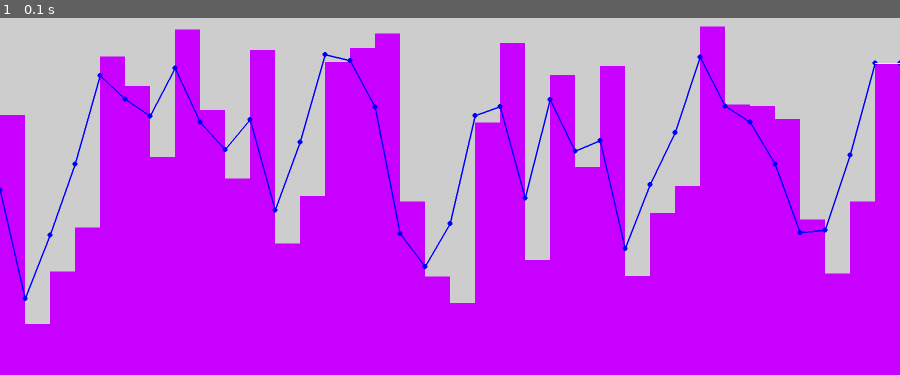
Above: before the commit, frame 1.
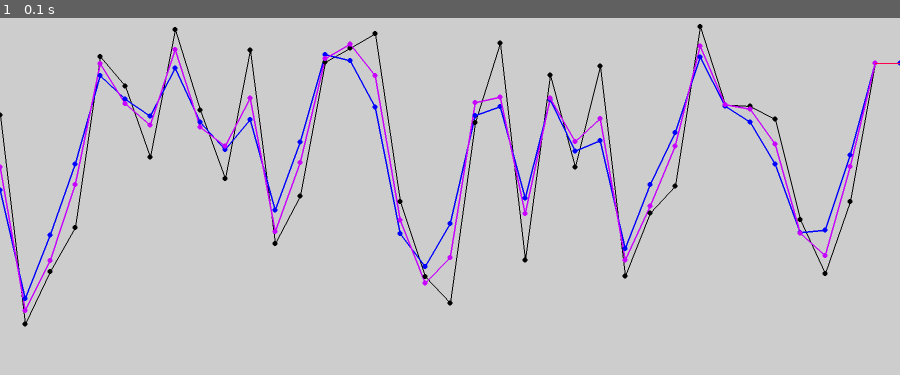
Above: after the commit, the same moment.

Repository: ota200/Random-Genertation-Pygame
Game: pygame game, started from random generation.py
Two runs of this game, one before a commit and one after it. Both use one fixed random seed, a clock stepped at 60 frames per second and the inputs below.
Inputs:
- Up to frame 1 (0.1 s): no input

The runs differ from the first frame. In frame 1, 64% of the frame differs, in the area x 0-100%, y 1-100%.

Commit message:
welp he was right

Diff:
--- a/random generation.py
+++ b/random generation.py
@@ -94,7 +94,10 @@
     final_y.append(int((y_new[num] + y_new2[num]+y_axis[num])/3))
     num +=1
 
-
+num = 0
+for i in range(amount):
+    final_y2.append(int((y_new2[num]+y_axis[num])/2))
+    num +=1
 
 p.init()
 
@@ -102,6 +105,8 @@
 
 running = True
 rects = []
+rects2 = []
+
 screen.fill((205,205,205))
 while running:
 
@@ -117,10 +122,10 @@
         #p.draw.rect(screen, (0,0,255), (x_axis[time],0,x_interval,y_axis[time]))
         rects.append((x_axis[time],y_axis[time],x_interval, y_screen-y_axis[time]))
 
-        p.draw.rect(screen, (200,0,255), (rects[time] ))
+        #p.draw.rect(screen, (200,0,255), (rects[time] ))
         #Pure random (multiple lines) black
-        #p.draw.circle(screen, (0, 0, 0), ( x_axis[time], y_axis[time]), 5)
-        #p.draw.line(screen,(0,0,0),(x_axis[time],y_axis[time]),(x_axis[time+number],y_axis[time+number]),line_len)
+        p.draw.circle(screen, (0, 0, 0), ( x_axis[time], y_axis[time]), 5)
+        p.draw.line(screen,(0,0,0),(x_axis[time],y_axis[time]),(x_axis[time+number],y_axis[time+number]),line_len)
 
         #Avg of 3 points (triangle) green
         #p.draw.circle(screen, (0, 255, 0), ( x_axis[time], y_new[time]), 5)
@@ -135,8 +140,12 @@
         p.draw.line(screen,(0,0,255),(x_axis[time],final_y[time]),(x_axis[time+number],final_y[time+number]),line_len+1)
 
         # avg of
-        p.draw.circle(screen, (0, 0, 255), ( x_axis[time], final_y[time]), 5)
-        p.draw.line(screen,(0,0,255),(x_axis[time],final_y[time]),(x_axis[time+number],final_y[time+number]),line_len+1)
+        #rects2.append((x_axis[time],final_y[time],x_interval, y_screen-final_y[time]))
+       # p.draw.rect(screen, (20,0,25), (rects2[time] ))
+
+
+        p.draw.circle(screen, (200, 0, 255), ( x_axis[time], final_y2[time]), 5)
+        p.draw.line(screen,(200,0,255),(x_axis[time],final_y2[time]),(x_axis[time+number],final_y2[time+number]),line_len+1)
 
         time += 1
         #print(time)
@@ -148,7 +157,12 @@
 
             p.draw.circle(screen, (0, 0, 255), (x_screen, y_axis[len(y_axis)-1]), 5)
 
-            p.draw.line(screen,(255,255,77), ((x_axis[len(x_axis)-1]), (y_axis[len(y_axis)-1])), (x_screen, y_axis[len(y_axis)-1]),line_len)
+            p.draw.line(screen,(255,0,77), ((x_axis[len(x_axis)-1]), (y_axis[len(y_axis)-1])), (x_screen, y_axis[len(y_axis)-1]),line_len)
+
+
+            p.draw.circle(screen, (0, 0, 255), (x_screen, final_y2[len(final_y2)-1]), 5)
+
+            p.draw.line(screen,(255,0,77), ((x_axis[len(x_axis)-1]), (final_y2[len(final_y2)-1])), (x_screen, final_y2[len(final_y2)-1]),line_len)
 
         #print(rects)
         p.display.update()
